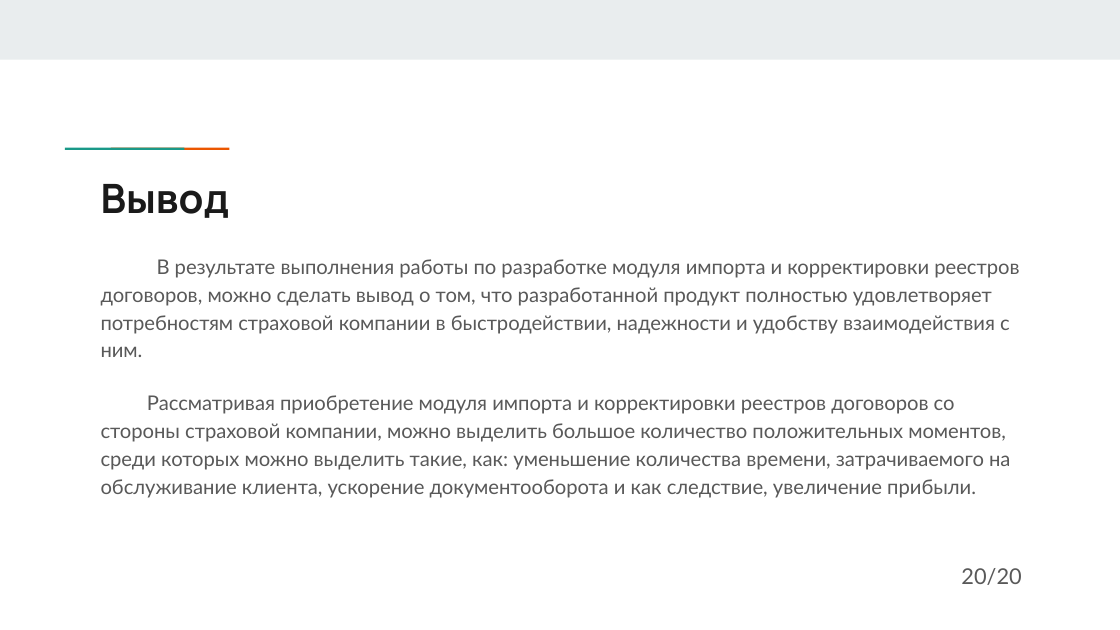
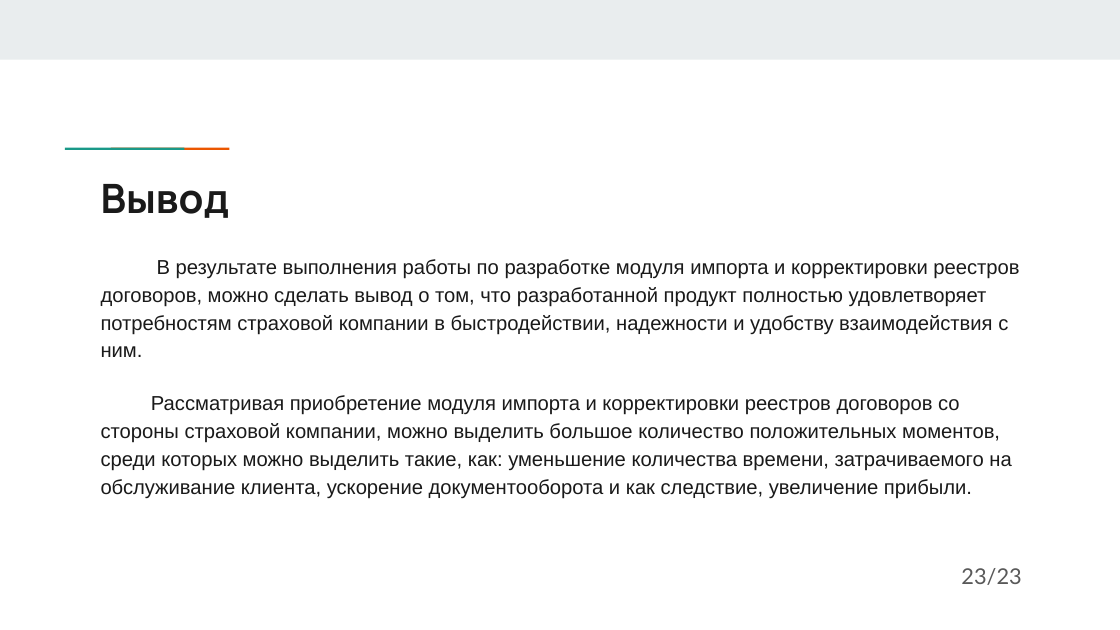
Before and after one commit to DaNkOMeN/MyDiplom, a slide deck: slide 23 of Последняя версия презентации.pptx (slide 22 before the commit). Drawn at 1120x630 pixels with LibreOffice and Linux fonts; fonts in the diff are those of the drawing. Boxes give left, top, right and bottom in pixels: in the first picture for what was removed or moved away, otherwise in the second. Text is boxed around its words. In the diff, an @@ line names an element or a change of style, - is before the commit and + after.

```diff
--- a/Последняя версия презентации.pptx
+++ b/Последняя версия презентации.pptx
@@ text "В результате выполнения работы по ..." at [101,259,1019,499]: font Lato to Arial, text colour #595959 to #1A1A1A @@
@@ text at [961,568,1021,585]: text changed @@
-20/20
+23/23
```
Also in this commit, not shown: 19 other slides changed, 2 slides added, 1 slide removed, 1 other file.
